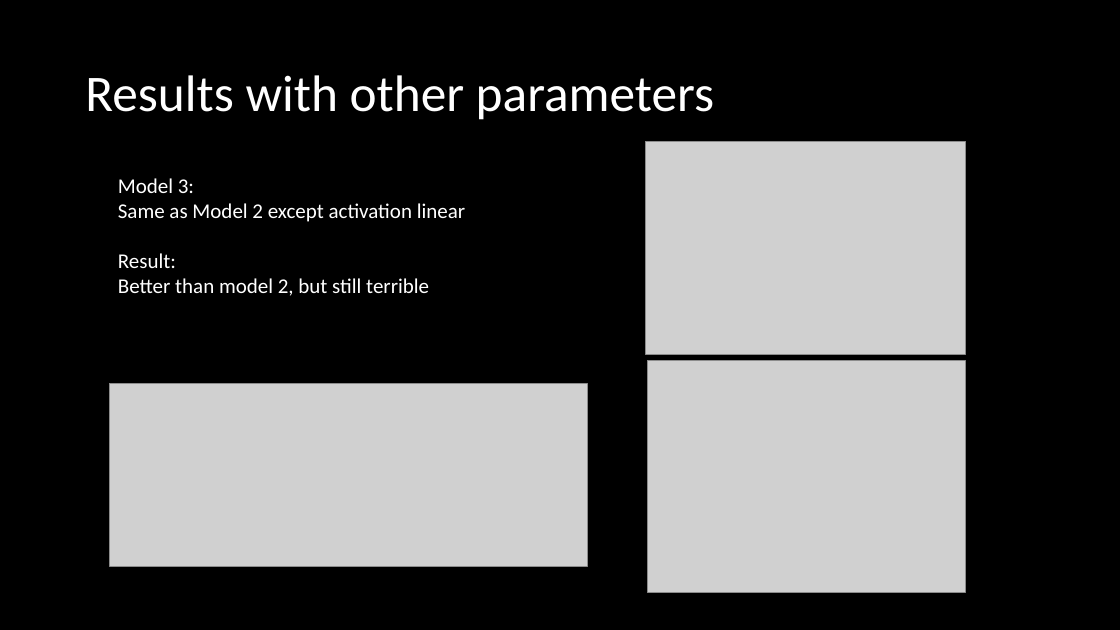
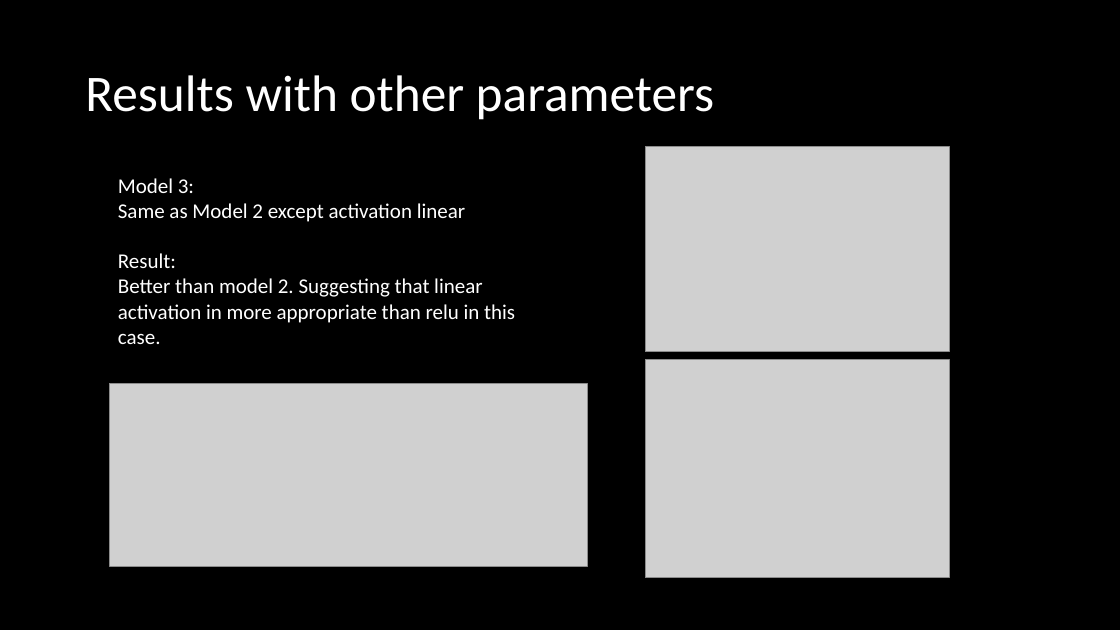
Before and after one commit to alexxlu/Project4, a slide deck: slide 7 of Stock Price prediction.pptx. Drawn at 1120x630 pixels with LibreOffice and Linux fonts; fonts in the diff are those of the drawing; grey boxes stand for pictures. Boxes give left, top, right and bottom in pixels: in the first picture for what was removed or moved away, otherwise in the second. Text is boxed around its words. In the diff, an @@ line names an element or a change of style, - is before the commit and + after.

```diff
--- a/Stock Price prediction.pptx
+++ b/Stock Price prediction.pptx
@@ picture: place and size @@
-picture at (645,141,965,354)
+picture at (645,146,949,352)
@@ text at (118,278,515,344): text changed @@
-Better than model 2, but still terrible
+Better than model 2. Suggesting that linear activation in more appropriate than relu in this case.
@@ picture: place and size @@
-picture at (648,360,966,592)
+picture at (645,360,949,578)
```
Also in this commit, not shown: 5 other slides changed, 2 other files.
